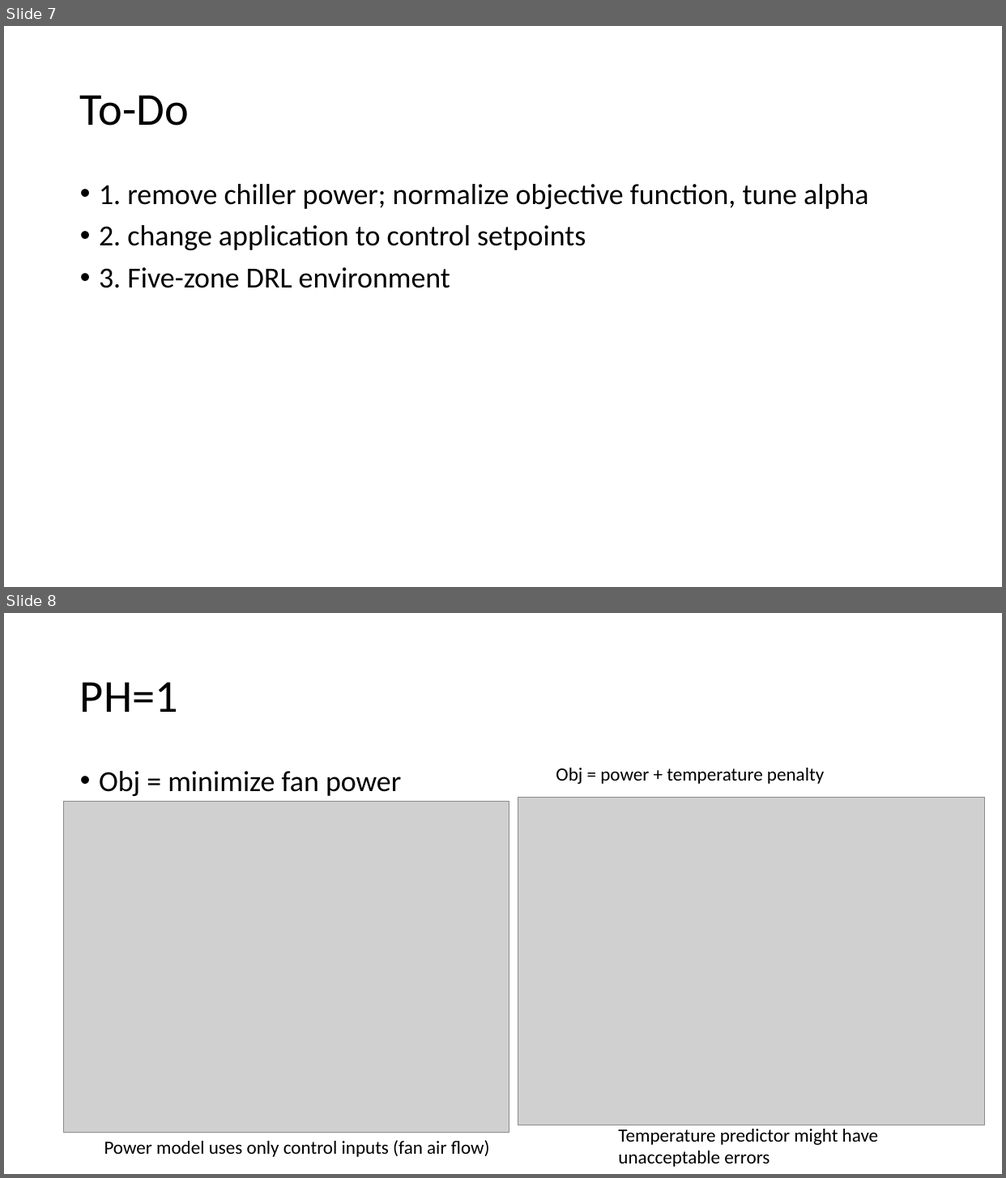
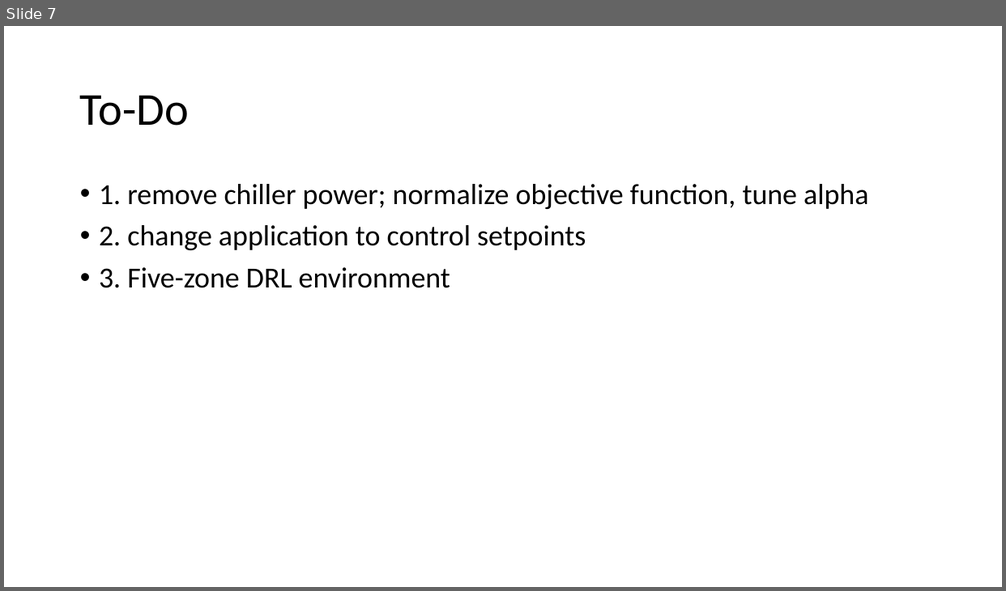
Before and after one commit to YangyangFu/mpc-drl-tl, a slide deck: meeting/20210316.pptx. Shown one above the other, each under a label of ours: slides 7 and 8 before the commit, slide 7 after it. The pictures are 1006x1178 and 1006x591 pixels, drawn with LibreOffice and Linux fonts; fonts in the diff are those of the drawing; grey boxes stand for pictures. Boxes give left, top, right and bottom in pixels: in the first picture for what was removed or moved away, otherwise in the second. Text is boxed around its words. In the diff, an @@ line names an element or a change of style, - is before the commit and + after.

```diff
--- a/meeting/20210316.pptx
+++ b/meeting/20210316.pptx
@@ slide 8 removed at (x1=4, y1=613, x2=1002, y2=1174), background #FFFFFF @@
@@ title removed at (x1=80, y1=682, x2=178, y2=712) @@
-PH=1
@@ text removed at (x1=99, y1=771, x2=401, y2=796) @@
-• Obj = minimize fan power
@@ text removed at (x1=556, y1=768, x2=824, y2=784) @@
-Obj = power + temperature penalty
@@ picture removed at (x1=63, y1=802, x2=509, y2=1132) @@
@@ picture removed at (x1=518, y1=797, x2=985, y2=1125) @@
@@ text removed at (x1=104, y1=1140, x2=490, y2=1157) @@
-Power model uses only control inputs (fan air flow)
@@ text removed at (x1=618, y1=1129, x2=878, y2=1167) @@
-Temperature predictor might have unacceptable errors
```
Also in this commit, not shown: 2 slides added, 1 other slide removed, 35 other files.
